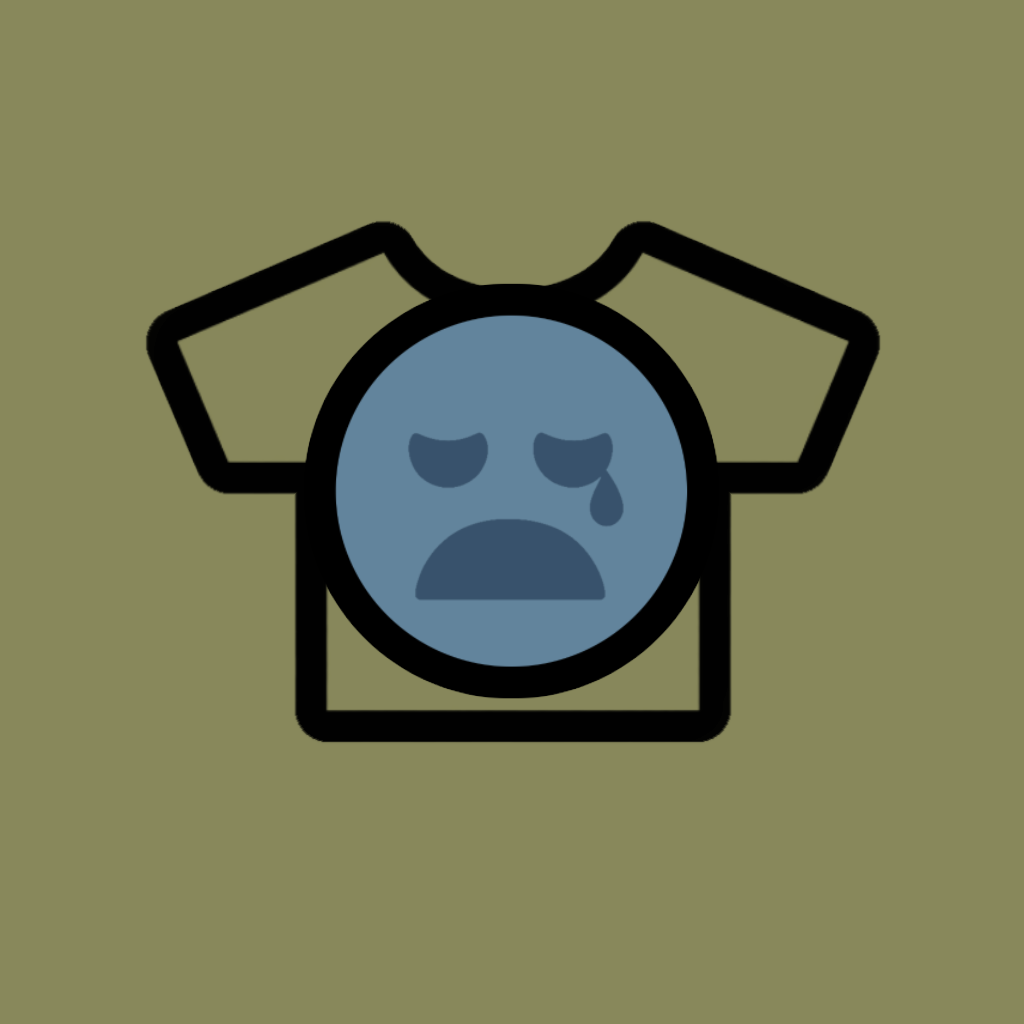
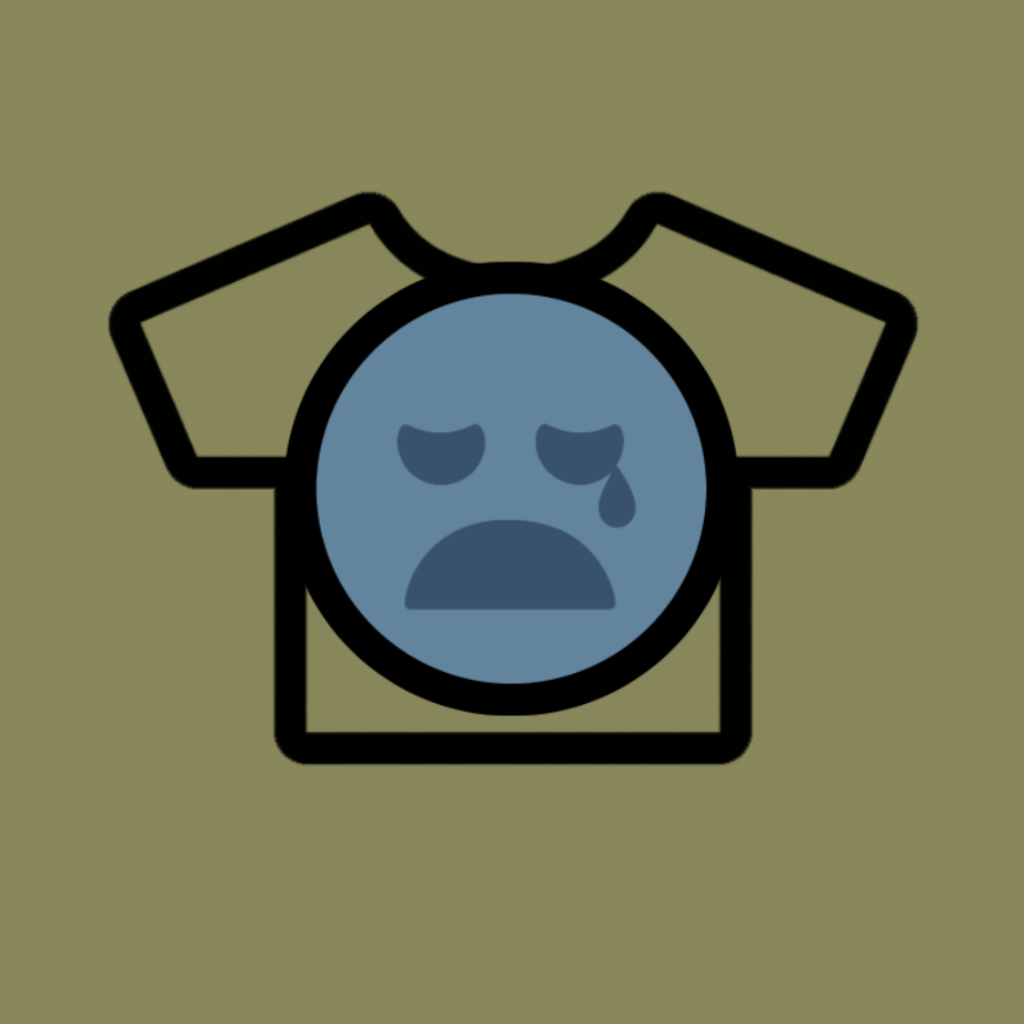
Comparing the layer stacks of the two (1024, 1024) images. Changes:
painted on "frown symbol" over (x1=314, y1=292, x2=708, y2=685)
painted on "frown edge" over (x1=282, y1=260, x2=740, y2=717)
painted on "shirt symbol" over (x1=138, y1=221, x2=889, y2=736)
painted on "shirt edge" over (x1=107, y1=190, x2=920, y2=767)
renamed "GeneBackground_Endogene.png copy" to "Scaled endogene bg copy", showed it, painted on it over (x1=107, y1=190, x2=920, y2=767)
